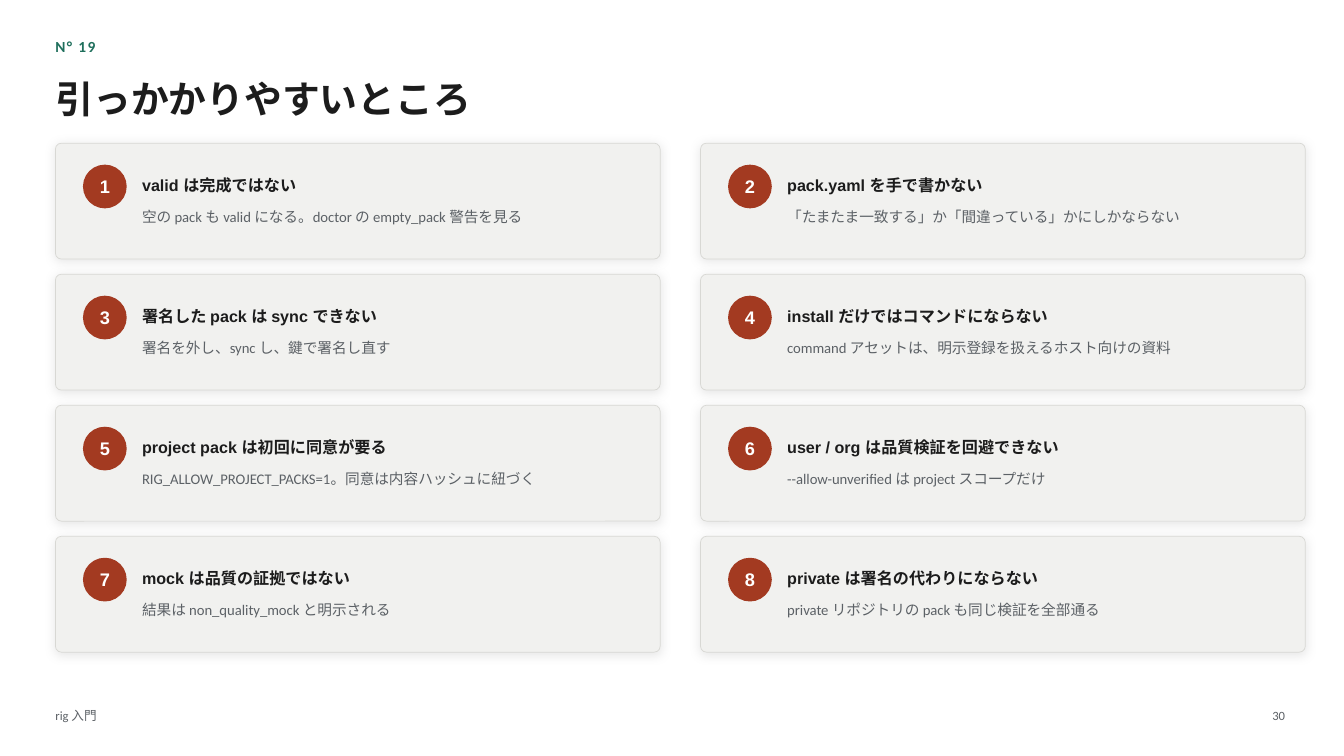
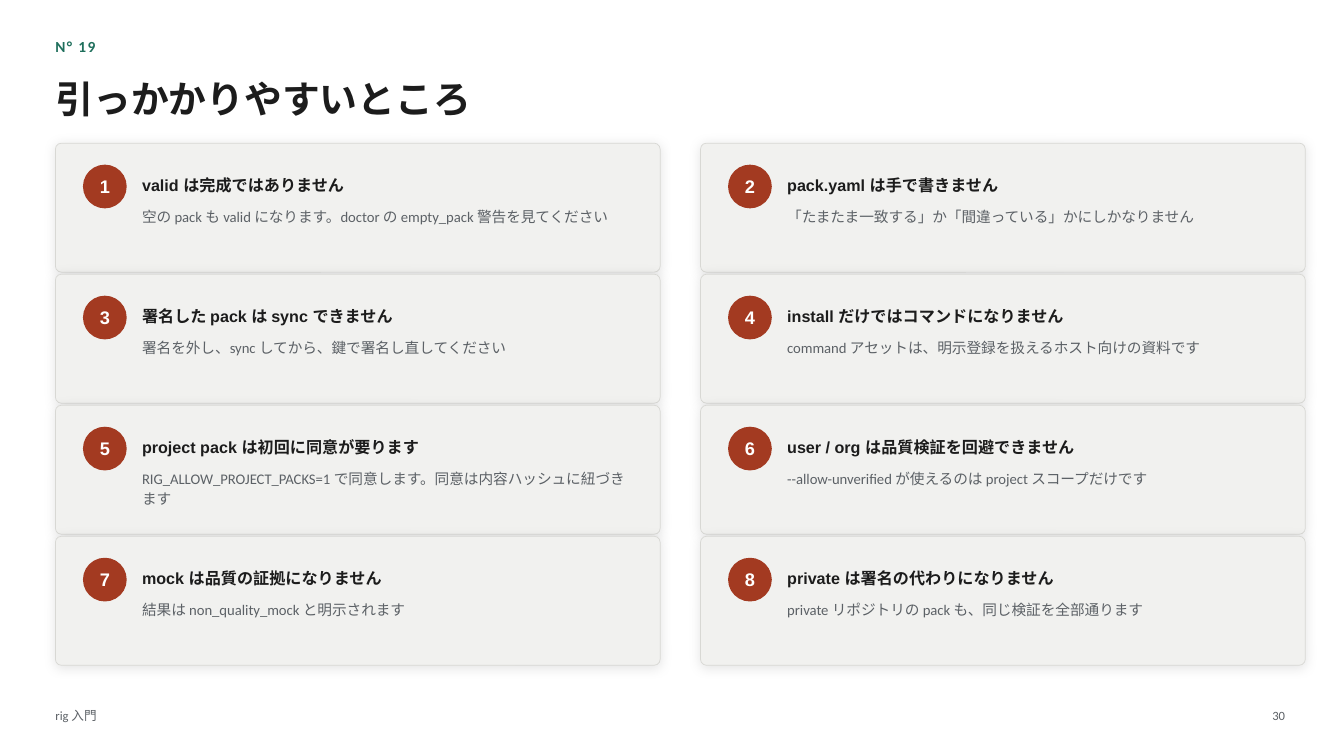
Before and after one commit to itoh-shun/rig, a slide deck: slide 30 of docs/onboarding/rig-intro.ja.pptx. Drawn at 1344x756 pixels with LibreOffice and Linux fonts; fonts in the diff are those of the drawing. Boxes give left, top, right and bottom in pixels: in the first picture for what was removed or moved away, otherwise in the second. Text is boxed around its words. In the diff, an @@ line names an element or a change of style, - is before the commit and + after.

```diff
--- a/docs/onboarding/rig-intro.ja.pptx
+++ b/docs/onboarding/rig-intro.ja.pptx
@@ rounded rectangle: place and size @@
-rounded rectangle at [55, 143, 660, 259]
+rounded rectangle at [55, 143, 660, 272]
@@ rounded rectangle: place and size @@
-rounded rectangle at [701, 143, 1306, 259]
+rounded rectangle at [701, 143, 1306, 272]
@@ text at [142, 177, 344, 193]: text changed @@
-valid は完成ではない
+valid は完成ではありません
@@ text at [787, 177, 998, 195]: text changed @@
-pack.yaml を手で書かない
+pack.yaml は手で書きません
@@ text at [142, 209, 608, 225]: text changed @@
-空の pack も valid になる。doctor の empty_pack 警告を見る
+空の pack も valid になります。doctor の empty_pack 警告を見てください
@@ text at [787, 209, 1194, 223]: text changed @@
-「たまたま一致する」か「間違っている」かにしかならない
+「たまたま一致する」か「間違っている」かにしかなりません
@@ rounded rectangle: place and size @@
-rounded rectangle at [55, 274, 660, 390]
+rounded rectangle at [55, 274, 660, 403]
@@ rounded rectangle: place and size @@
-rounded rectangle at [701, 274, 1306, 390]
+rounded rectangle at [701, 274, 1306, 403]
@@ text at [142, 308, 393, 326]: text changed @@
-署名した pack は sync できない
+署名した pack は sync できません
@@ text at [787, 309, 1063, 323]: text changed @@
-install だけではコマンドにならない
+install だけではコマンドになりません
@@ text at [142, 340, 506, 356]: text changed @@
-署名を外し、sync し、鍵で署名し直す
+署名を外し、sync してから、鍵で署名し直してください
@@ text at [787, 340, 1200, 354]: text changed @@
-command アセットは、明示登録を扱えるホスト向けの資料
+command アセットは、明示登録を扱えるホスト向けの資料です
@@ rounded rectangle: place and size @@
-rounded rectangle at [55, 405, 660, 521]
+rounded rectangle at [55, 405, 660, 534]
@@ rounded rectangle: place and size @@
-rounded rectangle at [701, 405, 1306, 521]
+rounded rectangle at [701, 405, 1306, 534]
@@ text at [142, 439, 419, 457]: text changed @@
-project pack は初回に同意が要る
+project pack は初回に同意が要ります
@@ text at [787, 439, 1074, 457]: text changed @@
-user / org は品質検証を回避できない
+user / org は品質検証を回避できません
@@ text at [142, 471, 625, 505]: text changed @@
-RIG_ALLOW_PROJECT_PACKS=1。同意は内容ハッシュに紐づく
+RIG_ALLOW_PROJECT_PACKS=1 で同意します。同意は内容ハッシュに紐づきます
@@ text at [787, 472, 1147, 487]: text changed @@
---allow-unverified は project スコープだけ
+--allow-unverified が使えるのは project スコープだけです
@@ rounded rectangle: place and size @@
-rounded rectangle at [55, 536, 660, 652]
+rounded rectangle at [55, 536, 660, 665]
@@ proportions changed in 8 elements at [55, 143, 660, 272], [701, 143, 1306, 272], [55, 274, 660, 403], [701, 274, 1306, 403], [55, 405, 660, 534], [701, 405, 1306, 534], [55, 536, 660, 665], [701, 536, 1306, 665] @@
@@ rounded rectangle: place and size @@
-rounded rectangle at [701, 536, 1306, 652]
+rounded rectangle at [701, 536, 1306, 665]
@@ text at [142, 570, 382, 586]: text changed @@
-mock は品質の証拠ではない
+mock は品質の証拠になりません
@@ text at [787, 570, 1054, 588]: text changed @@
-private は署名の代わりにならない
+private は署名の代わりになりません
@@ text at [142, 603, 405, 618]: text changed @@
-結果は non_quality_mock と明示される
+結果は non_quality_mock と明示されます
@@ text at [787, 602, 1144, 618]: text changed @@
-private リポジトリの pack も同じ検証を全部通る
+private リポジトリの pack も、同じ検証を全部通ります
```
Also in this commit, not shown: 30 other slides changed, 4 other files.
